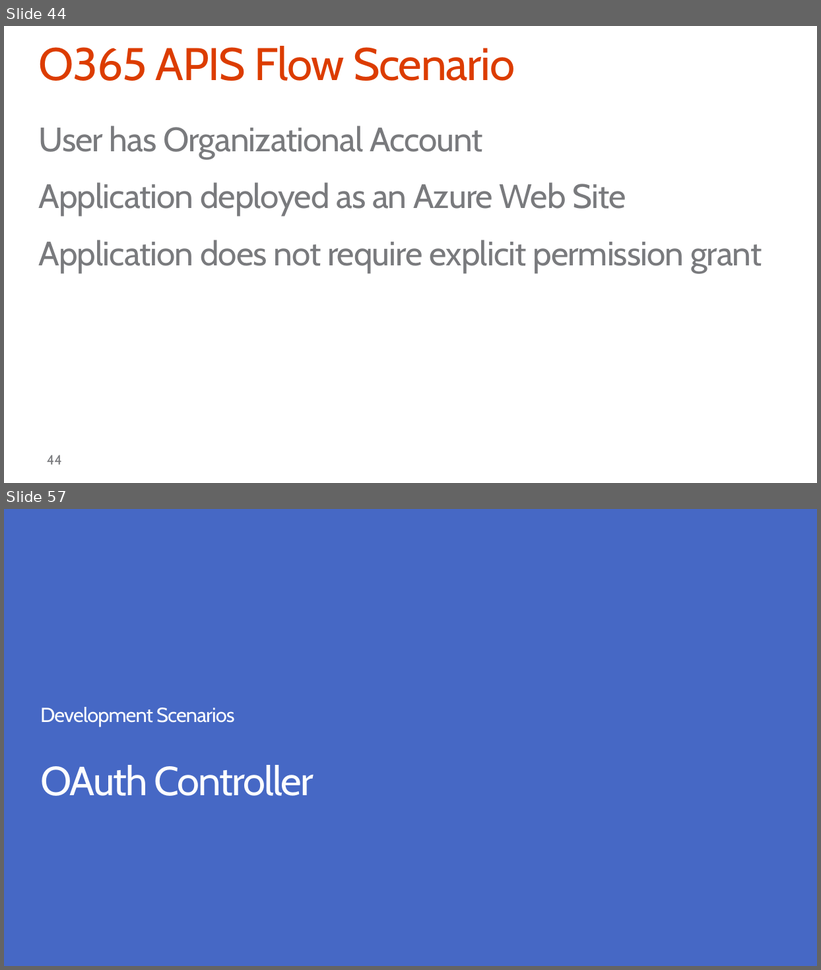
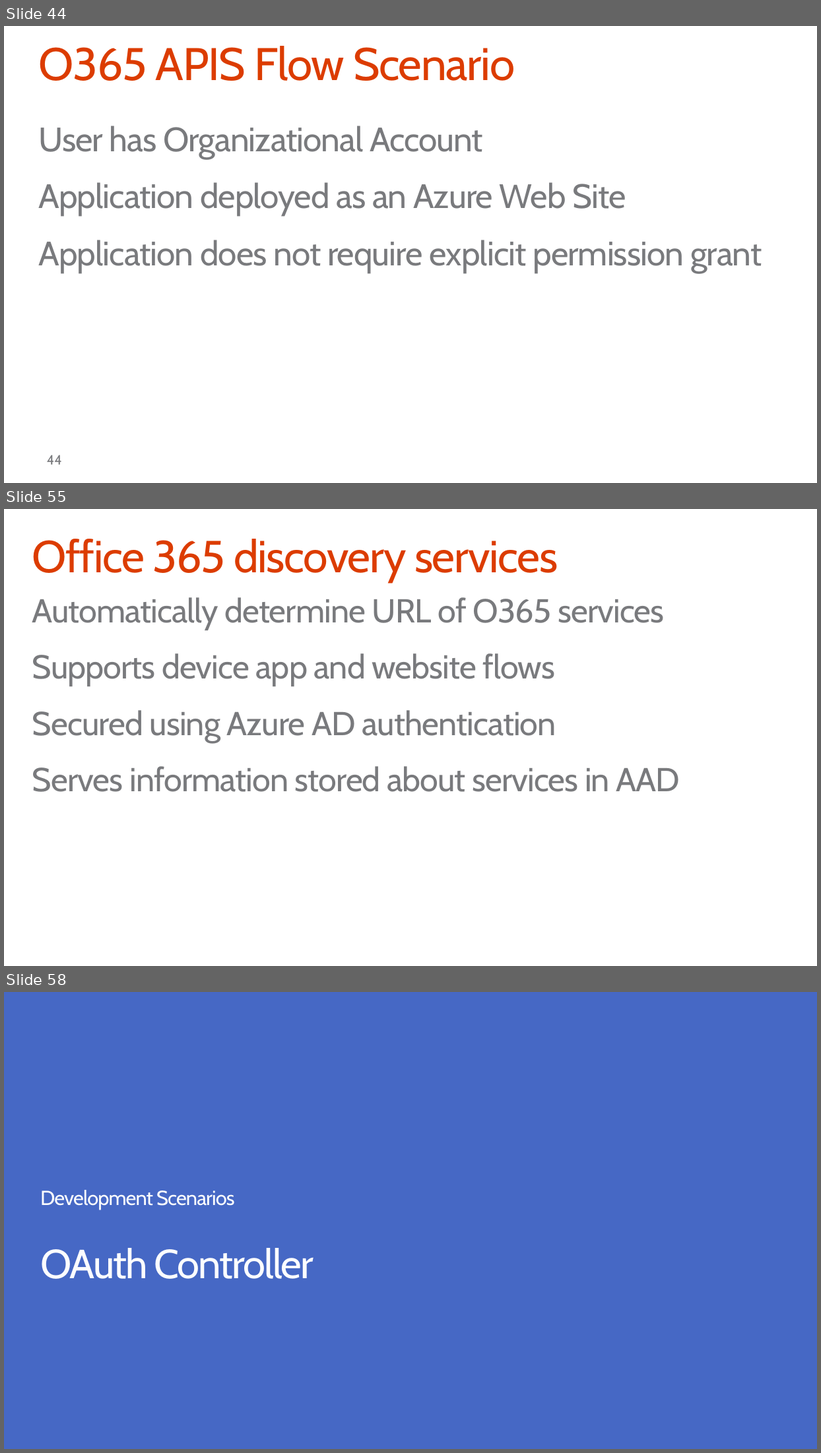
Before and after one commit to OfficeDev/TrainingContent, a slide deck: O3652-7 Deep Dive into Security and OAuth/O3652-7 Deep Dive into Security and OAuth.pptx. Shown one above the other, each under a label of ours: slides 44 and 57 before the commit, slides 44, 55 and 58 after it; the slides between them are not shown. The pictures are 821x970 and 821x1453 pixels, drawn with LibreOffice and Linux fonts; fonts in the diff are those of the drawing; background and template pictures are left out. Boxes give left, top, right and bottom in pixels: in the first picture for what was removed or moved away, otherwise in the second. Text is boxed around its words. In the diff, an @@ line names an element or a change of style, - is before the commit and + after.

Commit message:
Presentation Update

```diff
--- a/O3652-7 Deep Dive into Security and OAuth/O3652-7 Deep Dive into Security and OAuth.pptx
+++ b/O3652-7 Deep Dive into Security and OAuth/O3652-7 Deep Dive into Security and OAuth.pptx
@@ slide 55 added at <box>4,509,817,966</box>, background #FFFFFF @@
@@ title added at <box>32,539,558,583</box>, 52.9 pt, text #DC3C00 @@
+Office 365 discovery services
@@ text added at <box>32,597,680,792</box>, 39.2 pt, text #797A7D @@
+Automatically determine URL of O365 services
+Supports device app and website flows
+Secured using Azure AD authentication
+Serves information stored about services in AAD
@@ what was slide 57 is now slide 58 @@
```
Also in this commit, not shown: 18 slides changed, 2 other slides added, 2 slides removed.
